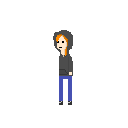
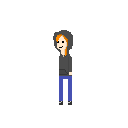
Layered file, before and after one edit (128 x 128). Changes by layer:
painted on "Body" over (62, 46, 73, 76)
